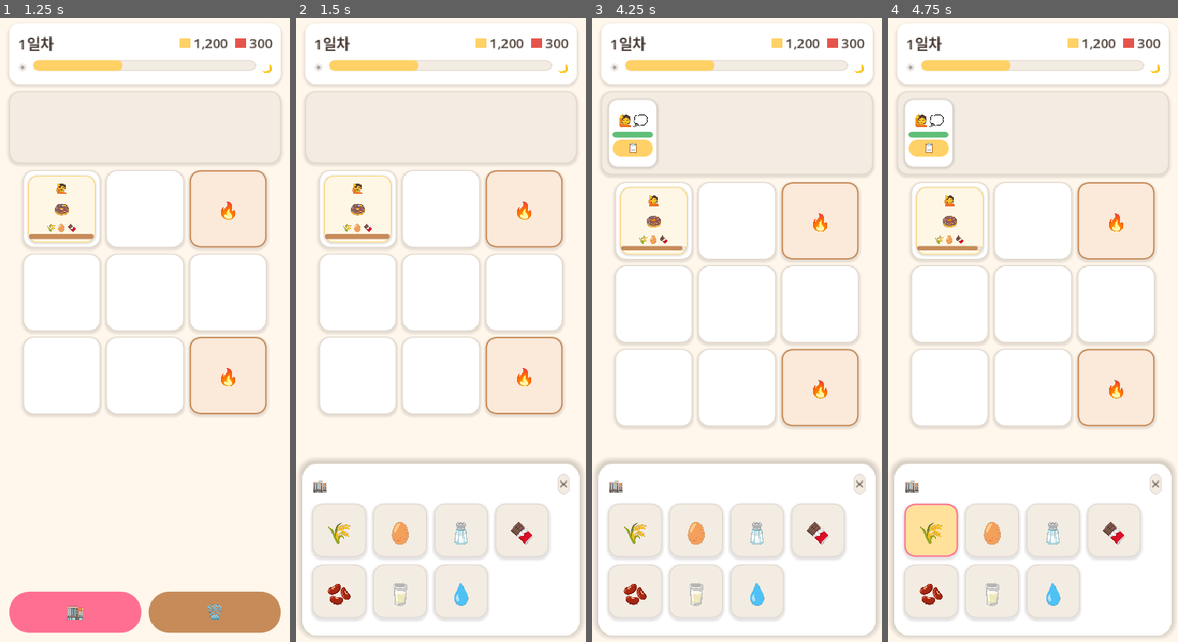
Above: before the commit, frames 1-4 (left to right).
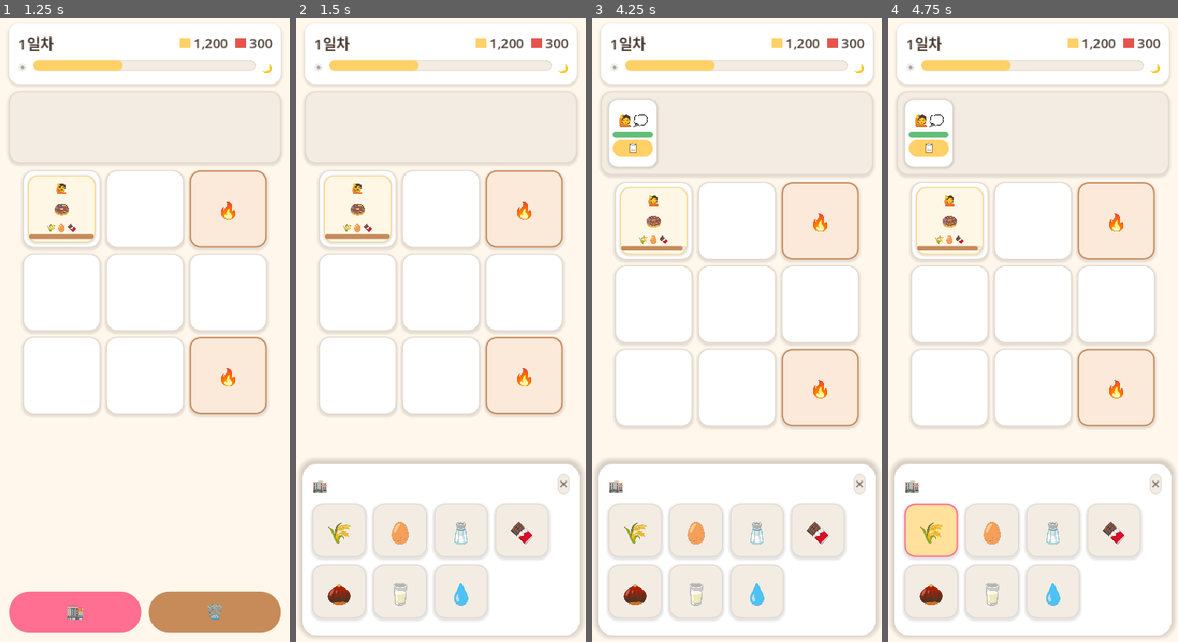
Above: after the commit, the same moments.

Repository: yellyB/game-slot-kitchen
Game: Godot game, scene res://scenes/Main.tscn
The game is run twice, just before and just after one commit, with the same random seed, the same clock (stepped at 60 frames per second) and the same inputs.
Inputs:
- Up to frame 1 (1.25 s): click "📋" at 0.5 s
- Up to frame 2 (1.5 s): click "🏬" at 1.25 s
- Up to frame 3 (4.25 s): click "🗑️" at 2 s; click "✕" at 2.75 s; click "🏬" at 3.5 s
- Up to frame 4 (4.75 s): click "🌾" at 4.25 s

Frame 1 is identical in both runs. In frame 2, 0.2% of the frame differs, in the area x 10-19%, y 90-95%; in frame 3, 0.2%; in frame 4, 0.2%.

Commit message:
fix: 원두 아이콘이 작은 크기에서 안 보이던 문제
🫘(신규 이모지)가 작은 폰트에서 렌더 실패 → 주문 카드에 원두가
안 보임. placeholder를 🌰로 교체(작은 크기에서도 렌더). 실제 아이콘은
나중에 손그림으로.

Co-Authored-By: Claude Opus 4.8 (1M context) <noreply@anthropic.com>

Diff:
--- a/data/ingredients.gd
+++ b/data/ingredients.gd
@@ -8,7 +8,7 @@
 	"egg":       {"name": "계란",   "icon": "🥚", "unlocked": true},
 	"sugar":     {"name": "설탕",   "icon": "🧂", "unlocked": true},
 	"chocolate": {"name": "초콜릿", "icon": "🍫", "unlocked": true},
-	"bean":      {"name": "원두",   "icon": "🫘", "unlocked": true},
+	"bean":      {"name": "원두",   "icon": "🌰", "unlocked": true},
 	"milk":      {"name": "우유",   "icon": "🥛", "unlocked": true},
 	"water":     {"name": "물",     "icon": "💧", "unlocked": true},
 }
